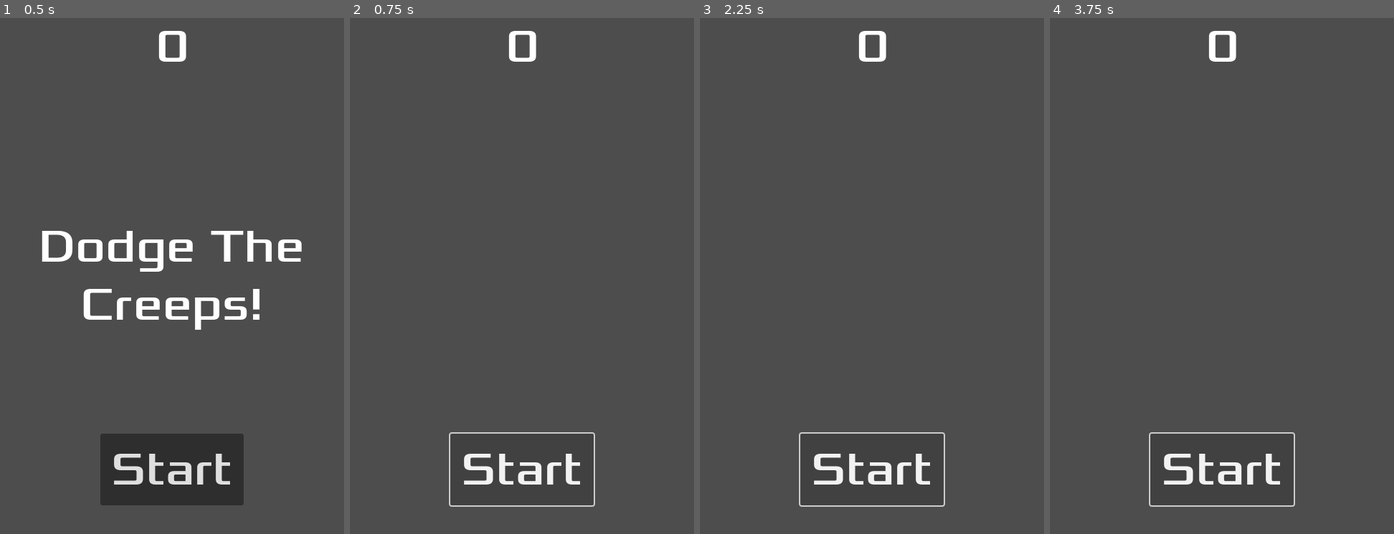
Above: before the commit, frames 1-4 (left to right).
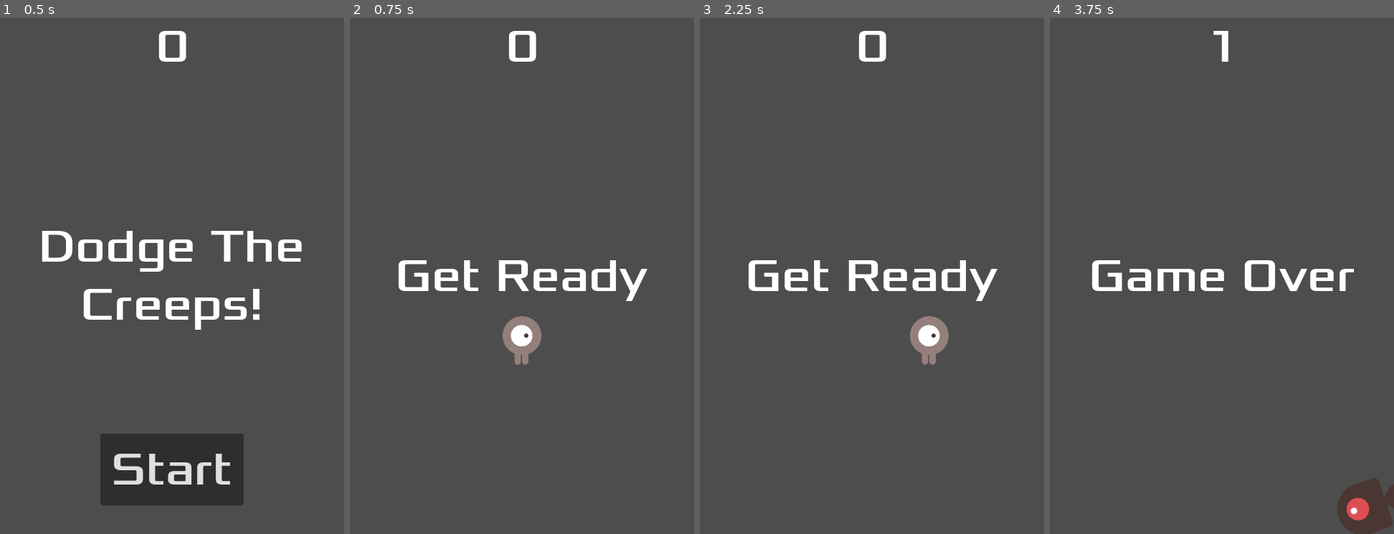
Above: after the commit, the same moments.

Repository: Mintteacup/DodgeTheCreeps-Godot-4
Game: Godot game, scene res://main.tscn
Two runs of this game, one before a commit and one after it. Both use one fixed random seed, a clock stepped at 60 frames per second and the inputs below.
Inputs (mouse positions are in pixels of both pictures, inside the frame that each line leads up to):
- Up to frame 1 (0.5 s): no input
- Up to frame 2 (0.75 s): click "Start" at 0.5 s
- Up to frame 3 (2.25 s): click (872, 472) at 1.25 s, where only the run before the commit has a clickable "Start"; tap Enter at 2 s; hold D (move_right) from 2.03 s (still down)
- Up to frame 4 (3.75 s): release D (move_right) at 2.78 s; hold S (move_down) 2.78-3.53 s; hold D (move_right) from 3.53 s (still down)

Frame 1 is identical in both runs. In frame 2, 3.7% of the frame differs, in the area x 13-87%, y 46-95%; in frame 3, 3.7%; in frame 4, 4.6%, in the area x 12-100%, y 2-100%.

Commit message:
Update hud.gd
fixed issue where game wouldnt start

Diff:
--- a/hud.gd
+++ b/hud.gd
@@ -34,9 +34,9 @@
 
 
 func _on_message_timer_timeout():
-	$StartButton.hide()
-	start_game.emit()
+	$Message.hide()
 
 
 func _on_start_button_pressed():
-	$Message.hide()
+	$StartButton.hide()
+	start_game.emit()
